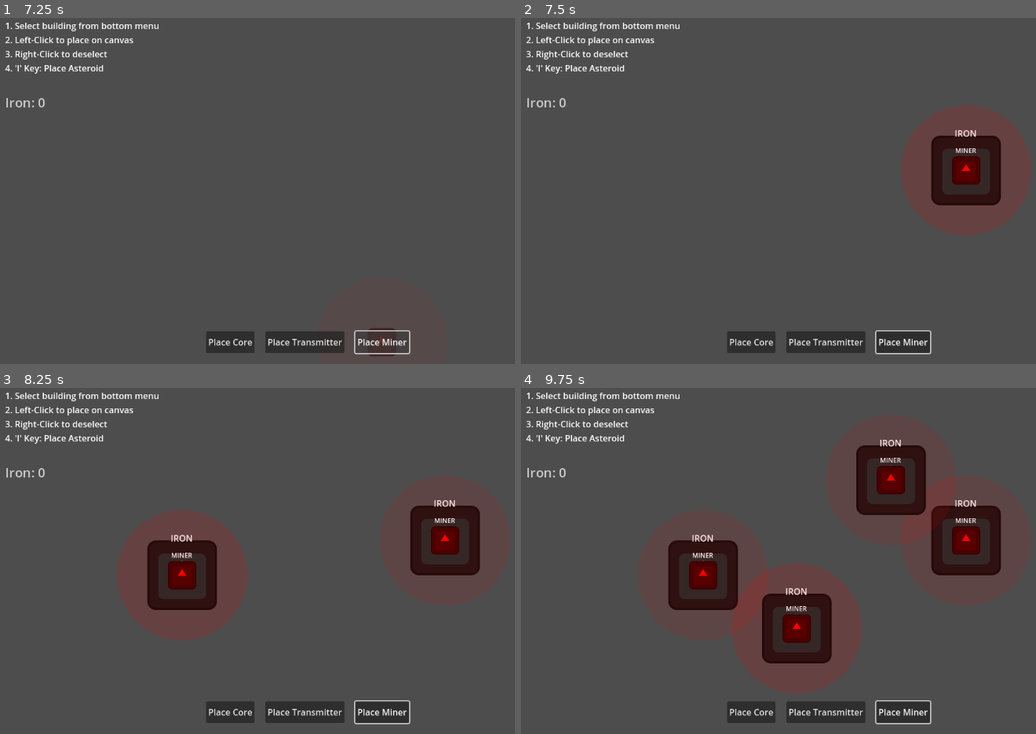
Above: before the commit, frames 1-4 (two rows, left to right).
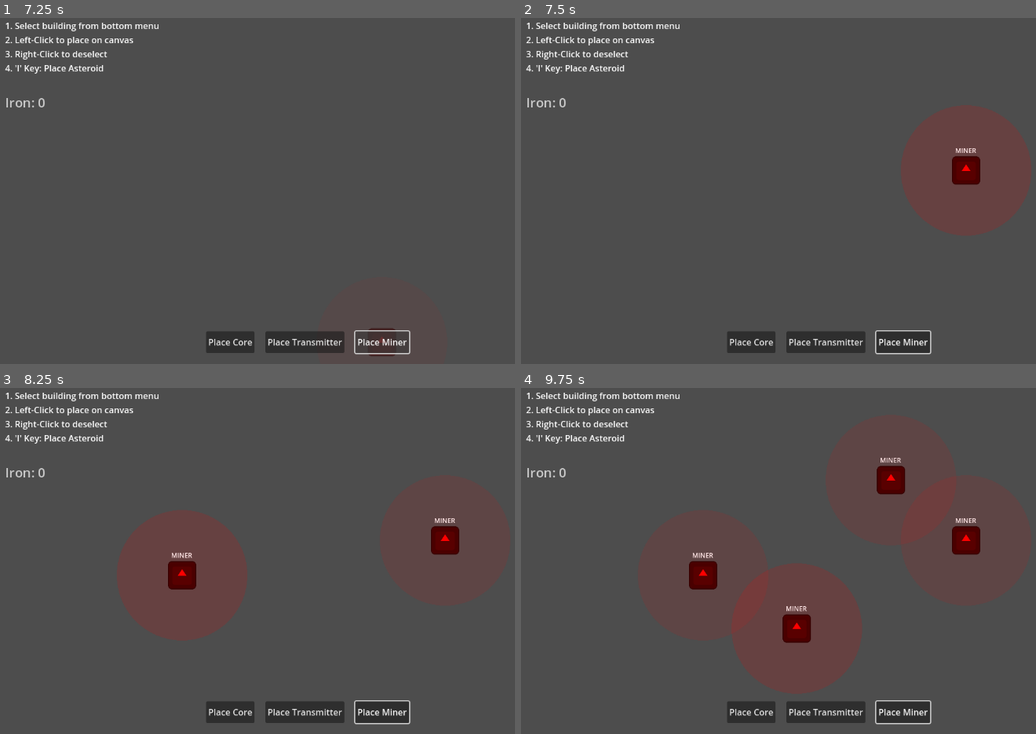
Above: after the commit, the same moments.

Repository: Mudith-Jayasanka/space-miner-v2
Game: Godot game, scene res://main.tscn
Two runs of this game, one before a commit and one after it. Both use one fixed random seed, a clock stepped at 60 frames per second and the inputs below. The engine's default icon, where the game draws it, is replaced by a stand-in: a white triangle on a blue panel in a dark square.
Inputs (mouse positions are in pixels of both pictures, inside the frame that each line leads up to):
- Up to frame 1 (7.25 s): click "Place Core" at 0.5 s; click "Place Transmitter" at 1.25 s; click "Place Miner" at 2 s; click "Place Core" at 2.75 s; click "Place Transmitter" at 3.5 s; click "Place Miner" at 4.25 s; click "Place Core" at 5 s; click "Place Transmitter" at 5.75 s; click "Place Miner" at 6.5 s
- Up to frame 2 (7.5 s): tap Enter at 7.25 s; move the mouse to (963, 170) at 7.27 s; tap I at 7.35 s; click (963, 170) at 7.42 s
- Up to frame 3 (8.25 s): tap Enter at 8 s; move the mouse to (180, 574) at 8.02 s; tap I at 8.1 s; click (180, 574) at 8.17 s
- Up to frame 4 (9.75 s): tap Enter at 8.75, 9.5 s; move the mouse to (891, 481) at 8.77 s; tap I at 8.85, 9.6 s; click (891, 481) at 8.92 s; move the mouse to (799, 626) at 9.52 s; click (799, 626) at 9.67 s

Frame 1 is identical in both runs. In frame 2, 2.3% of the frame differs, in the area x 79-94%, y 32-55%; in frame 3, 4.5%; in frame 4, 9.0%, in the area x 28-94%, y 14-80%.

Commit message:
Power transmittion updated

Diff:
--- a/autoloads/GameEvents.gd
+++ b/autoloads/GameEvents.gd
@@ -14,3 +14,4 @@
 
 # Visual/VFX Events
 signal surge_visual_requested(path: Array, is_preview: bool)
+signal unpowered_grid_visual_requested(connections: Array)
--- a/buildings/miner/miner.gd
+++ b/buildings/miner/miner.gd
@@ -1,4 +1,4 @@
-extends Node2D
+extends Area2D
 
 @onready var receiver: PowerReceiver = $PowerReceiver
 @onready var extractor: ResourceExtractor = $ResourceExtractor
--- a/buildings/miner/miner.tscn
+++ b/buildings/miner/miner.tscn
@@ -6,13 +6,19 @@
 [ext_resource type="Texture2D" uid="uid://c0pl7vy08wedu" path="res://icon.svg" id="4_icon"]
 [ext_resource type="Script" path="res://components/RangeVisualizer.gd" id="5_rv"]
 
-[node name="Miner" type="Node2D"]
+[sub_resource type="CircleShape2D" id="CircleShape2D_miner"]
+radius = 25.0
+
+[node name="Miner" type="Area2D" groups=["buildings"]]
 script = ExtResource("1_m")
 
 [node name="Sprite2D" type="Sprite2D" parent="."]
 modulate = Color(1, 0, 0, 1)
 scale = Vector2(0.4, 0.4)
 texture = ExtResource("4_icon")
+
+[node name="CollisionShape2D" type="CollisionShape2D" parent="."]
+shape = SubResource("CircleShape2D_miner")
 
 [node name="PowerReceiver" type="Node2D" parent="."]
 script = ExtResource("2_pr")
--- a/buildings/power_transmitter/power_transmitter.gd
+++ b/buildings/power_transmitter/power_transmitter.gd
@@ -1,4 +1,4 @@
-extends Node2D
+extends Area2D
 
 @onready var receiver: PowerReceiver = $PowerReceiver
 @onready var sprite: Sprite2D = $Sprite2D
--- a/buildings/power_transmitter/power_transmitter.tscn
+++ b/buildings/power_transmitter/power_transmitter.tscn
@@ -1,17 +1,23 @@
-[gd_scene load_steps=5 format=3 uid="uid://transmitter_building_uid"]
+[gd_scene load_steps=6 format=3 uid="uid://transmitter_building_uid"]
 
 [ext_resource type="Script" path="res://buildings/power_transmitter/power_transmitter.gd" id="1_pt"]
 [ext_resource type="Script" path="res://components/PowerReceiver.gd" id="2_pr"]
 [ext_resource type="Texture2D" uid="uid://c0pl7vy08wedu" path="res://icon.svg" id="3_icon"]
 [ext_resource type="Script" path="res://components/RangeVisualizer.gd" id="4_rv"]
 
-[node name="PowerTransmitter" type="Node2D"]
+[sub_resource type="CircleShape2D" id="CircleShape2D_transmitter"]
+radius = 20.0
+
+[node name="PowerTransmitter" type="Area2D" groups=["buildings"]]
 script = ExtResource("1_pt")
 
 [node name="Sprite2D" type="Sprite2D" parent="."]
 modulate = Color(1, 0, 0, 1)
 scale = Vector2(0.3, 0.3)
 texture = ExtResource("3_icon")
+
+[node name="CollisionShape2D" type="CollisionShape2D" parent="."]
+shape = SubResource("CircleShape2D_transmitter")
 
 [node name="PowerReceiver" type="Node2D" parent="."]
 script = ExtResource("2_pr")
--- a/components/ResourceExtractor.gd
+++ b/components/ResourceExtractor.gd
@@ -2,7 +2,7 @@
 class_name ResourceExtractor
 
 @export var mining_speed: float = 5.0 # Iron per second
-@export var mining_range: float = 100.0
+@export var mining_range: float = 120.0
 
 var target_asteroid: Asteroid = null
 var is_active: bool = false
@@ -28,8 +28,16 @@
 
 	for ast in asteroids:
 		if ast is Asteroid:
+			# Get the distance between centers
 			var dist = global_position.distance_to(ast.global_position)
-			if dist <= mining_range and dist < closest_dist:
+
+			# Check if the circles intersect:
+			# Distance between centers <= (Miner Range + Asteroid Radius)
+			var asteroid_radius = 64.0 # Default radius from tscn
+			# Adjust for asteroid scale
+			asteroid_radius *= ast.scale.x
+
+			if dist <= (mining_range + asteroid_radius) and dist < closest_dist:
 				closest_dist = dist
 				closest_ast = ast
 
--- a/entities/asteroid/Asteroid.gd
+++ b/entities/asteroid/Asteroid.gd
@@ -1,4 +1,4 @@
-extends StaticBody2D
+extends Area2D
 class_name Asteroid
 
 enum Size { SMALL, MEDIUM, LARGE }
--- a/entities/asteroid/Asteroid.tscn
+++ b/entities/asteroid/Asteroid.tscn
@@ -6,7 +6,7 @@
 [sub_resource type="CircleShape2D" id="CircleShape2D_7j4u7"]
 radius = 64.0
 
-[node name="Asteroid" type="StaticBody2D" groups=["asteroids"]]
+[node name="Asteroid" type="Area2D" groups=["asteroids"]]
 script = ExtResource("1_a")
 
 [node name="Sprite2D" type="Sprite2D" parent="."]
--- a/main.gd
+++ b/main.gd
@@ -34,7 +34,6 @@
 	if scene:
 		ghost_building = scene.instantiate()
 		ghost_building.modulate.a = 0.5
-		# Disable scripts on ghost if they interfere, or use a specific ghost mode
 		ghost_building.set_process(false)
 		ghost_building.set_physics_process(false)
 		if ghost_building.has_node("Label"):
@@ -50,19 +49,46 @@
 		_update_ghost_visuals()
 
 func _update_ghost_visuals() -> void:
+	var can_place = _check_placement_valid(ghost_building)
+
+	# Visual feedback for placement validity
+	if can_place:
+		ghost_building.modulate = Color(1, 1, 1, 0.5)
+	else:
+		ghost_building.modulate = Color(1, 0, 0, 0.5) # Red tint if blocked
+
 	var potential_source = $GridManager.get_potential_source(ghost_building.global_position)
 	if potential_source:
 		GameEvents.surge_visual_requested.emit([[ghost_building.global_position, potential_source.global_position]], true)
 	else:
-		# If no potential source, still emit empty to clear preview lines
-		# Note: We need a way to clear ONLY preview lines or handle this in renderer
-		pass
+		GameEvents.surge_visual_requested.emit([], true)
+
+func _check_placement_valid(ghost: Node2D) -> bool:
+	if not ghost.has_node("CollisionShape2D"):
+		return true
+
+	var space_state = get_world_2d().direct_space_state
+	var shape_query = PhysicsShapeQueryParameters2D.new()
+
+	var shape_node = ghost.get_node("CollisionShape2D")
+	shape_query.shape = shape_node.shape
+	shape_query.transform = ghost.global_transform
+	shape_query.collide_with_areas = true
+	shape_query.collide_with_bodies = true
+
+	# Exclude the ghost itself if it has a RID
+	if ghost is CollisionObject2D:
+		shape_query.exclude = [ghost.get_rid()]
+
+	var results = space_state.intersect_shape(shape_query)
+	return results.size() == 0
 
 func _unhandled_input(event: InputEvent) -> void:
 	if event is InputEventMouseButton and event.pressed:
 		if event.button_index == MOUSE_BUTTON_LEFT:
 			if selected_building_type != "":
-				_place_selected_building(event.position)
+				if _check_placement_valid(ghost_building):
+					_place_selected_building(event.position)
 		elif event.button_index == MOUSE_BUTTON_RIGHT:
 			_clear_selection()
 
@@ -75,7 +101,7 @@
 	if ghost_building:
 		ghost_building.queue_free()
 		ghost_building = null
-	GameEvents.surge_visual_requested.emit([], true) # Clear preview lines
+	GameEvents.surge_visual_requested.emit([], true)
 
 func _place_selected_building(pos: Vector2) -> void:
 	var scene: PackedScene = null
@@ -86,8 +112,6 @@
 
 	if scene:
 		_place_building(scene, pos)
-		# Keep selected or clear? Typically keep for batch placing
-		# but for core we might want to clear.
 		if selected_building_type == "core":
 			_clear_selection()
 
@@ -99,5 +123,9 @@
 
 func _place_entity(scene: PackedScene, pos: Vector2) -> void:
 	var e = scene.instantiate()
+	# Basic check for asteroid placement too
 	e.global_position = pos
-	add_child(e)
+	if _check_placement_valid(e):
+		add_child(e)
+	else:
+		e.queue_free()
--- a/systems/grid/GridManager.gd
+++ b/systems/grid/GridManager.gd
@@ -26,65 +26,119 @@
 			receiver.is_powered = false
 			receiver.efficiency = 0.0
 
-	# 2. Identify Islands and Sources
-	# For Milestone 1, we assume a single interconnected grid for simplicity
-	# and start BFS from all PowerSources.
+	# 2. Identify Sources
+	var sources = _get_all_sources()
 
-	var sources = _get_all_sources()
-	if sources.is_empty():
-		GameEvents.grid_updated.emit()
-		return
+	# 3. Connectivity Analysis (All potential edges)
+	var all_edges = []
+	var building_edges = {} # b -> [neighbors]
+	for b in buildings:
+		building_edges[b] = []
+		var range = _get_transmission_range(b)
+		for other in buildings:
+			if b == other: continue
+			if b.global_position.distance_to(other.global_position) <= range:
+				building_edges[b].append(other)
+				all_edges.append([b, other])
 
-	# 3. Multi-Source BFS
-	var queue = []
-	var visited = {}
-	var connections = [] # Array of pairs [[from_pos, to_pos], ...]
+	# 4. Powered Set (Prim's Variation)
+	var powered_buildings: Array[Node2D] = []
+	var powered_connections = []
 
-	# Initial layer: Power Sources
-	for source_node in sources:
-		var building = source_node.get_parent()
-		queue.append(building)
-		visited[building] = {
-			"source": source_node,
-			"parent": null,
-			"depth": 0
-		}
-		# Sources themselves are effectively "powered"
-		var receiver = _get_power_receiver(building)
-		if receiver:
-			receiver.is_powered = true
-			receiver.efficiency = 1.0
-
-	var head = 0
-	while head < queue.size():
-		var current_building = queue[head]
-		head += 1
-
-		var current_range = _get_transmission_range(current_building)
-
-		# Find neighbors within range
-		for other_building in buildings:
-			if other_building == current_building or visited.has(other_building):
-				continue
-
-			var dist = current_building.global_position.distance_to(other_building.global_position)
-			if dist <= current_range:
-				# Connection found
-				visited[other_building] = {
-					"parent": current_building,
-					"depth": visited[current_building]["depth"] + 1
-				}
-				connections.append([current_building.global_position, other_building.global_position])
-				queue.append(other_building)
-
-				# Power the receiver
-				var receiver = _get_power_receiver(other_building)
+	if not sources.is_empty():
+		for source_node in sources:
+			var b = source_node.get_parent()
+			if not powered_buildings.has(b):
+				powered_buildings.append(b)
+				var receiver = _get_power_receiver(b)
 				if receiver:
 					receiver.is_powered = true
-					receiver.efficiency = 1.0 # Simple 1.0 for M1
+					receiver.efficiency = 1.0
 
+		var changed = true
+		while changed:
+			changed = false
+			var best_edge = null
+			var min_dist = INF
+
+			for p in powered_buildings:
+				var p_range = _get_transmission_range(p)
+				for neighbor in building_edges[p]:
+					if powered_buildings.has(neighbor): continue
+
+					var dist = p.global_position.distance_to(neighbor.global_position)
+					if dist < min_dist:
+						min_dist = dist
+						best_edge = {"parent": p, "child": neighbor}
+
+			if best_edge:
+				var p = best_edge["parent"]
+				var u = best_edge["child"]
+				powered_buildings.append(u)
+				powered_connections.append([p.global_position, u.global_position])
+				var receiver = _get_power_receiver(u)
+				if receiver:
+					receiver.is_powered = true
+					receiver.efficiency = 1.0
+				changed = true
+
+	# 5. Global Visual Connections (MST for the whole set of buildings)
+	# For simplicity in visualising the "Grey" lines, we show all valid adjacencies
+	# or an MST of unpowered islands.
+	# User requirement: "If i remove the second, the other two should still be connected"
+
+	var unpowered_connections = []
+	# We want to show lines that ARE valid physical connections but NOT powered
+	for edge in all_edges:
+		var b1 = edge[0]
+		var b2 = edge[1]
+
+		# If this specific connection isn't in powered_connections,
+		# and it represents a "closest" physical link, show it as grey.
+		# Note: Prim's already gives us a tree. For unpowered, we can just show
+		# all local adjacencies or a similar MST.
+
+		# Simple approach: If both or either are unpowered, show it as a potential grey line
+		# IF it's the "closest" neighbor to maintain the tree look.
+		pass
+
+	# Refined approach: Emit two sets of connections
 	GameEvents.grid_updated.emit()
-	GameEvents.surge_visual_requested.emit(connections, false)
+
+	# We will emit ALL valid connections, but the renderer will need to know which are powered
+	# Or we emit two separate signals. Let's update the surge signal.
+
+	var final_connections = []
+	for edge in all_edges:
+		var is_edge_powered = false
+		for pc in powered_connections:
+			if (edge[0].global_position == pc[0] and edge[1].global_position == pc[1]) or \
+			   (edge[0].global_position == pc[1] and edge[1].global_position == pc[0]):
+				is_edge_powered = true
+				break
+
+		# To avoid duplicate lines and messy visuals, we only show edges
+		# that are part of the local "closest node" tree.
+		# For Milestone 3, let's just emit the powered ones and a set of "all valid adjacencies"
+		# with a flag.
+		pass
+
+	GameEvents.surge_visual_requested.emit(powered_connections, false)
+	# Emit unpowered ones (simple version: any edge not in powered_connections)
+	var grey_connections = []
+	for edge in all_edges:
+		var p1 = edge[0].global_position
+		var p2 = edge[1].global_position
+		var found = false
+		for pc in powered_connections:
+			if (p1 == pc[0] and p2 == pc[1]) or (p1 == pc[1] and p2 == pc[0]):
+				found = true
+				break
+		if not found:
+			grey_connections.append([p1, p2])
+
+	# We need a way to send unpowered lines. Let's add a parameter or new signal.
+	GameEvents.unpowered_grid_visual_requested.emit(grey_connections)
 
 func get_potential_source(pos: Vector2) -> Node2D:
 	# Find the nearest powered building that can transmit to this position
@@ -127,10 +181,12 @@
 	return sources
 
 func _get_transmission_range(node: Node2D) -> float:
-	# Check for PowerSource first, then PowerReceiver
+	# Only buildings with a PowerSource (Core) or a PowerReceiver with 0 power requirement (Transmitter) can transmit.
+	# Miners (PowerReceiver with > 0 requirement) cannot transmit.
 	for child in node.get_children():
 		if child is PowerSource:
 			return child.transmission_range
 		if child is PowerReceiver:
-			return child.transmission_range
+			if child.power_required <= 0: # This is a Transmitter
+				return child.transmission_range
 	return 0.0
--- a/systems/grid/PowerLineRenderer.gd
+++ b/systems/grid/PowerLineRenderer.gd
@@ -1,6 +1,7 @@
 extends Node2D
 
 var grid_lines: Node2D
+var unpowered_lines: Node2D
 var preview_lines: Node2D
 
 func _ready() -> void:
@@ -8,11 +9,27 @@
 	grid_lines.name = "GridLines"
 	add_child(grid_lines)
 
+	unpowered_lines = Node2D.new()
+	unpowered_lines.name = "UnpoweredLines"
+	add_child(unpowered_lines)
+
 	preview_lines = Node2D.new()
 	preview_lines.name = "PreviewLines"
 	add_child(preview_lines)
 
 	GameEvents.surge_visual_requested.connect(_on_surge_visual_requested)
+	GameEvents.unpowered_grid_visual_requested.connect(_on_unpowered_grid_visual_requested)
+
+func _on_unpowered_grid_visual_requested(connections: Array) -> void:
+	for child in unpowered_lines.get_children():
+		child.queue_free()
+
+	for pair in connections:
+		var line = Line2D.new()
+		line.points = PackedVector2Array(pair)
+		line.width = 1.0 # Thinner for unpowered
+		line.default_color = Color(0.5, 0.5, 0.5, 0.3) # Grey
+		unpowered_lines.add_child(line)
 
 func _on_surge_visual_requested(connections: Array, is_preview: bool) -> void:
 	var container = preview_lines if is_preview else grid_lines
Not shown: 1 places in buildings/miner/miner.tscn that only renumber resources
Not shown, changed: gdd/02_gameplay_mechanics.md
